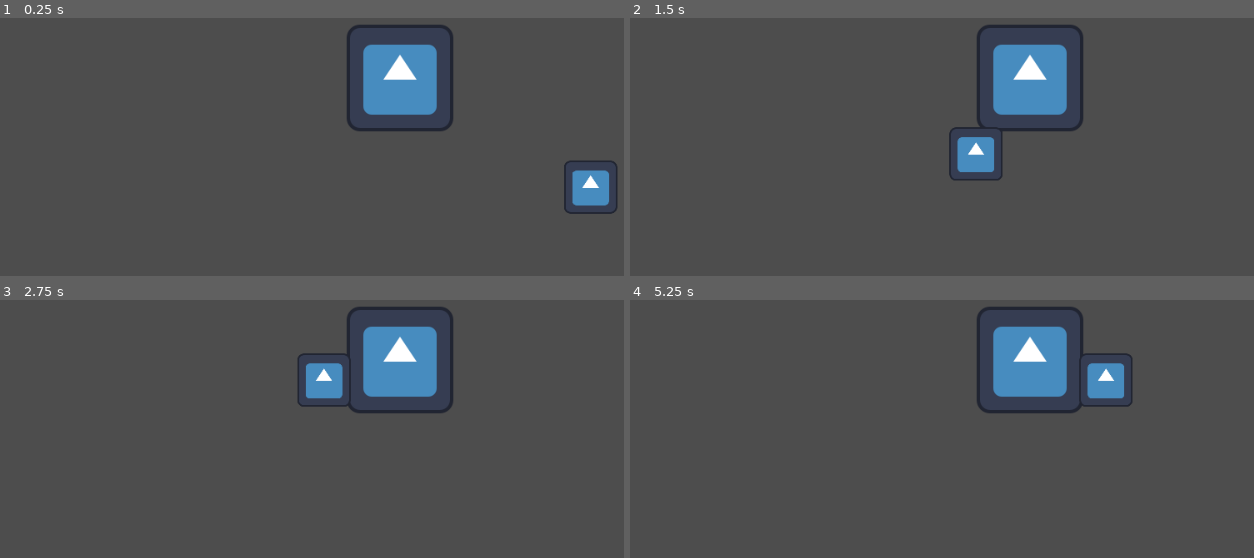
Above: before the commit, frames 1-4 (two rows, left to right).
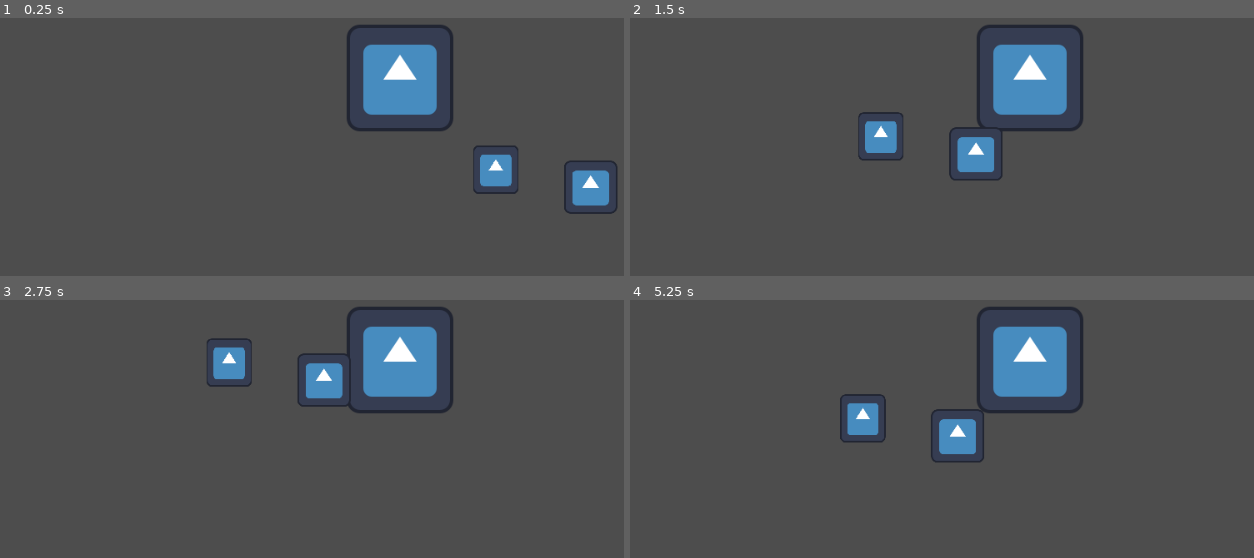
Above: after the commit, the same moments.

Repository: luminous-sky/2026-Fall-Game-Jam
Game: Godot game, scene res://test_world/test_map.tscn
The game is run twice, just before and just after one commit, with the same random seed, the same clock (stepped at 60 frames per second) and the same inputs. The engine's default icon, where the game draws it, is replaced by a stand-in: a white triangle on a blue panel in a dark square.
Inputs:
- Up to frame 1 (0.25 s): no input
- Up to frame 2 (1.5 s): hold Right (move_right) from 0.53 s (still down); tap X (dash) at 0.6, 1.35 s; tap C (jump) at 0.77 s
- Up to frame 3 (2.75 s): tap C (jump) at 1.52 s; release Right (move_right) at 2.03 s; hold Left (move_left) from 2.03 s (still down); tap X (dash) at 2.1 s
- Up to frame 4 (5.25 s): tap X (dash) every 0.75 s from 2.85 to 5.1 s; tap C (jump) at 3.02, 3.77, 4.52 s; release Left (move_left) at 4.28 s; hold Right (move_right) from 4.28 s (still down)

The runs differ from the first frame. In frame 1, 0.8% of the frame differs, in the area x 75-84%, y 49-69%; in frame 2, 0.8%; in frame 3, 0.8%; in frame 4, 3.0%, in the area x 33-81%, y 20-63%.

Commit message:
created one way platform

Diff:
--- /dev/null
+++ b/src/platforms/one_way_platform.tscn
@@ -0,0 +1,18 @@
+[gd_scene format=3 uid="uid://cjlqupnnv4qfc"]
+
+[ext_resource type="Texture2D" uid="uid://njj3fh1rgexx" path="res://icon.svg" id="1_wdkns"]
+
+[sub_resource type="RectangleShape2D" id="RectangleShape2D_7yo6s"]
+size = Vector2(50, 53)
+
+[node name="OneWayPlatform" type="StaticBody2D" unique_id=331782779]
+
+[node name="CollisionShape2D" type="CollisionShape2D" parent="." unique_id=1044717633]
+position = Vector2(0, -0.5)
+shape = SubResource("RectangleShape2D_7yo6s")
+one_way_collision = true
+
+[node name="Sprite2D" type="Sprite2D" parent="." unique_id=1496115769]
+position = Vector2(1, -1)
+scale = Vector2(0.4277344, 0.453125)
+texture = ExtResource("1_wdkns")
--- a/src/test_world/test_map.tscn
+++ b/src/test_world/test_map.tscn
@@ -2,29 +2,33 @@
 
 [ext_resource type="PackedScene" uid="uid://wwyd25gqit03" path="res://player/player.tscn" id="1_b80w8"]
 [ext_resource type="Texture2D" uid="uid://njj3fh1rgexx" path="res://icon.svg" id="2_7yo6s"]
+[ext_resource type="PackedScene" uid="uid://cjlqupnnv4qfc" path="res://platforms/one_way_platform.tscn" id="3_v8qbr"]
 
 [sub_resource type="WorldBoundaryShape2D" id="WorldBoundaryShape2D_moqhw"]
 
 [sub_resource type="RectangleShape2D" id="RectangleShape2D_2wa8a"]
 size = Vector2(64, 64)
 
-[node name="TestMap" type="Node2D" unique_id=1056104634]
+[node name="TestMap" type="Node2D" unique_id=1728188768]
 
-[node name="Player" parent="." unique_id=1360005317 instance=ExtResource("1_b80w8")]
+[node name="Player" parent="." unique_id=2083211313 instance=ExtResource("1_b80w8")]
 position = Vector2(67, -196)
 dash_cooldown = null
 
-[node name="Floor" type="StaticBody2D" parent="." unique_id=96959834]
+[node name="Floor" type="StaticBody2D" parent="." unique_id=98453813]
 
-[node name="CollisionShape2D" type="CollisionShape2D" parent="Floor" unique_id=1217506360]
+[node name="CollisionShape2D" type="CollisionShape2D" parent="Floor" unique_id=1943631440]
 shape = SubResource("WorldBoundaryShape2D_moqhw")
 
-[node name="Box" type="StaticBody2D" parent="." unique_id=1071118044]
+[node name="Box" type="StaticBody2D" parent="." unique_id=2050364541]
 position = Vector2(296, -35)
 
-[node name="Sprite2D" type="Sprite2D" parent="Box" unique_id=1638522076]
+[node name="Sprite2D" type="Sprite2D" parent="Box" unique_id=786639132]
 scale = Vector2(0.5, 0.5)
 texture = ExtResource("2_7yo6s")
 
-[node name="CollisionShape2D" type="CollisionShape2D" parent="Box" unique_id=696393408]
+[node name="CollisionShape2D" type="CollisionShape2D" parent="Box" unique_id=1421053398]
 shape = SubResource("RectangleShape2D_2wa8a")
+
+[node name="OneWayPlatform" parent="." unique_id=331782779 instance=ExtResource("3_v8qbr")]
+position = Vector2(181, -55)
